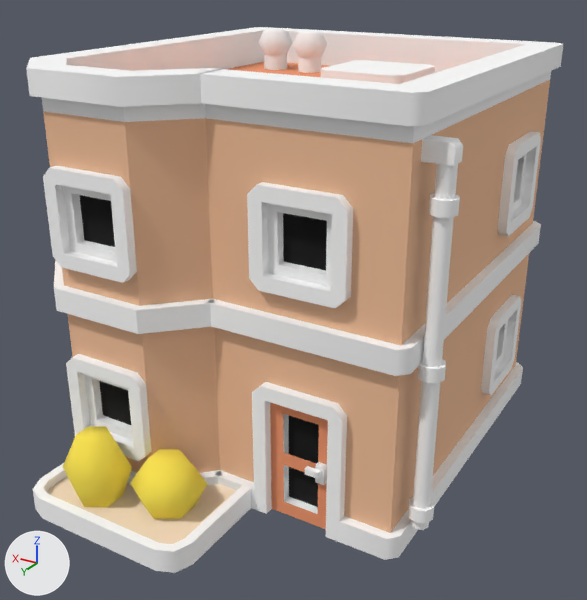
One commit to the glTF model assets/kenney/citycommercial/building-c.glb: the scene before it, then after it.
One viewpoint serves both versions: a 50 mm lens placed at (-0.867, 1.45, 1.075), pointed at (-0.015, 0.031, 0.366). Lighting does not change. The marker at lower left points along +X, +Y and +Z. The first picture is the older version.

The first picture shows 'building-c'.
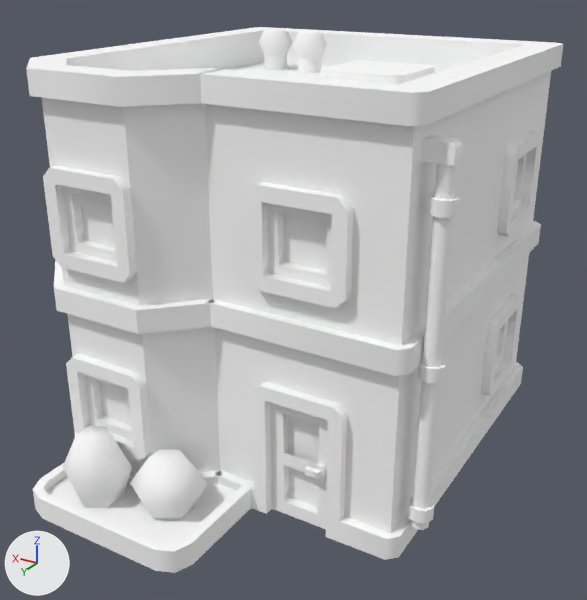
The newer file is also rescaled (x0.912) as a whole; pictures and numbers use the older file's frame.

The change, as a list of edits to the scene's bpy script:
```text
Add mat_colormap_113:
    mat_colormap_113 = principled_material('colormap.113')
    mat_colormap_113.base_color = (1.0, 1.0, 1.0)  # white #ffffff
    mat_colormap_113.roughness = 1.0
Change me_building_c:
    where me_building_c.from_pydata(...)  # 715 vertices, 1191 faces; spans x -0.442..0.442, y -0.545..0.545, z 0.0..0.893
    remove me_building_c.materials.append(mat_colormap)
    add me_building_c.materials.append(mat_colormap_113)  # white #ffffff
```

Boxes (x1, y1, x2, y2) around the edits, measured in the pictures (587 x 600 px):
'building-c', recoloured (lighter): (39, 29, 551, 547) in both
